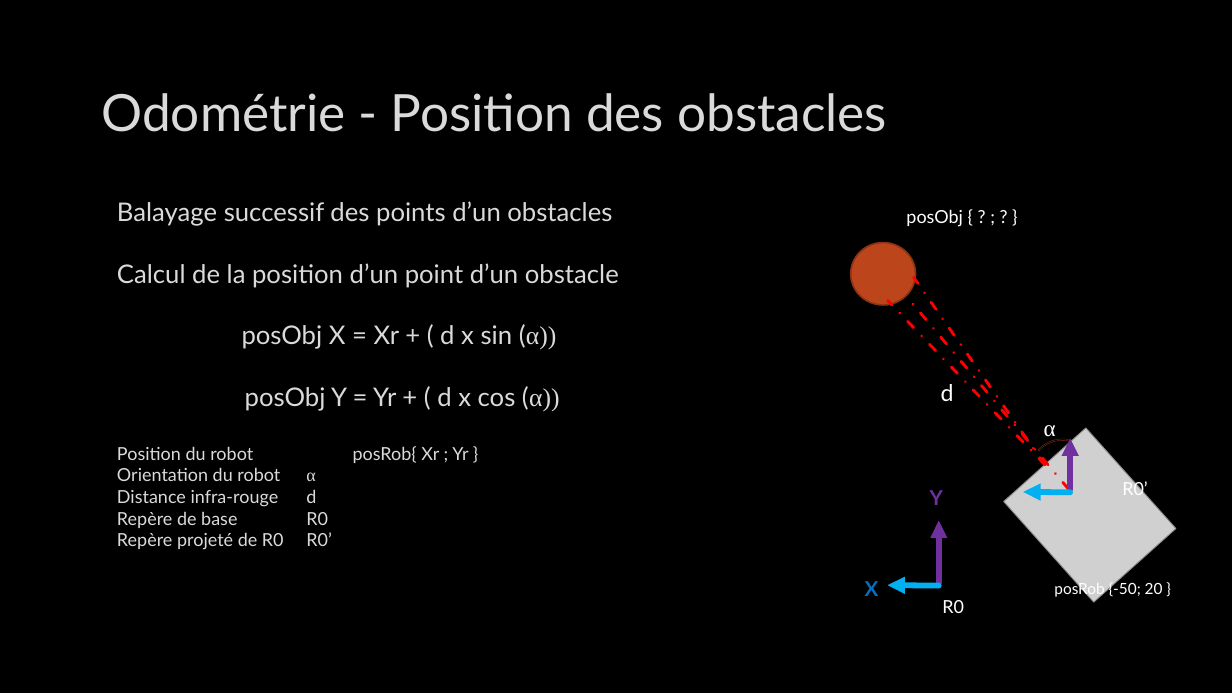
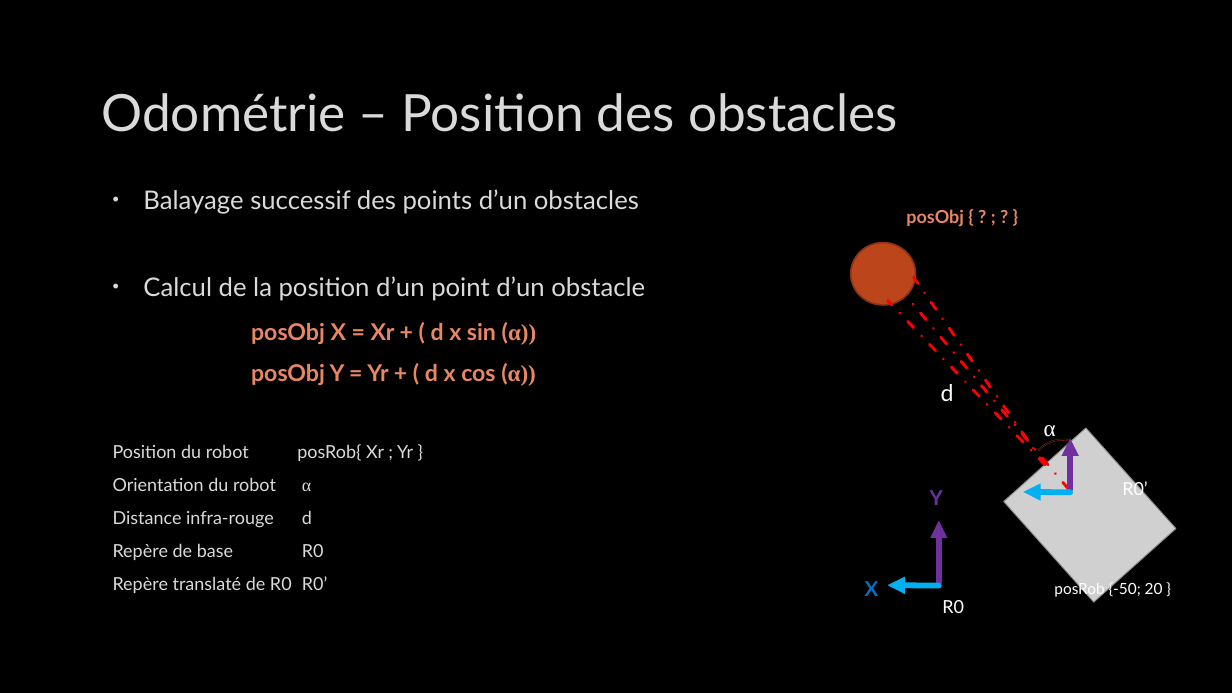
Before and after one commit to CyrilPy/BadMonkey, a slide deck: slide 15 of Gestion projet/Projet intégration robotique – IMERIR.pptx (slide 7 before the commit). Drawn at 1232x693 pixels with LibreOffice and Linux fonts; fonts in the diff are those of the drawing; grey boxes stand for pictures; background and template pictures are left out. Boxes give left, top, right and bottom in pixels: in the first picture for what was removed or moved away, otherwise in the second. Text is boxed around its words. In the diff, an @@ line names an element or a change of style, - is before the commit and + after.

```diff
--- a/Gestion projet/Projet intégration robotique – IMERIR.pptx
+++ b/Gestion projet/Projet intégration robotique – IMERIR.pptx
@@ title at (x1=102, y1=93, x2=898, y2=132): text changed @@
-Odométrie - Position des obstacles
+Odométrie – Position des obstacles
@@ text "Balayage successif des points d’un ..." moved from (x1=117, y1=201, x2=619, y2=550) to (x1=113, y1=189, x2=645, y2=593) @@
@@ text at (x1=113, y1=189, x2=645, y2=560): size 20 to 18 pt, text colour #DADADA to #E98764, bold on in "posObj X = Xr + ( d ...", "posObj Y = Yr + ( d ..."; bullet none to •; more space between paragraphs; alignment centre to left; indent changed @@
@@ text "posObj { ? ; ? ..." at (x1=906, y1=209, x2=963, y2=227): text colour #FFFFFF to #E98764, bold on @@
@@ text at (x1=113, y1=576, x2=328, y2=593): text changed @@
-Repère projeté de R0 R0’
+Repère translaté de R0 R0’
```
Also in this commit, not shown: 2 other slides changed, 8 slides added, 1 slide removed, 2 other files.
